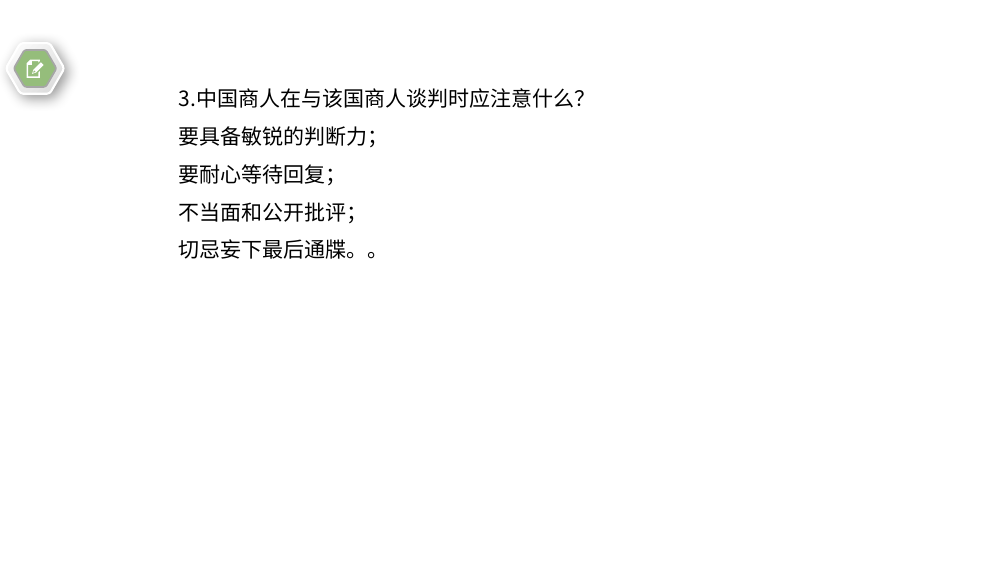
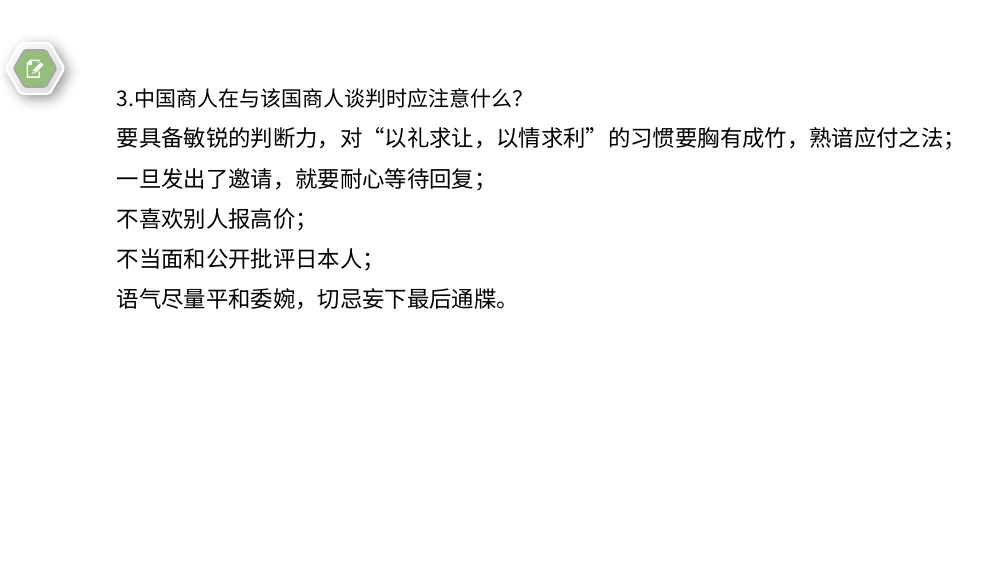
Before and after one commit to Call-me-zhy/tangtang, a slide deck: slide 70 of 3 国际商务谈判/课件/国际商务谈判精讲9.pptx (slide 67 before the commit). Drawn at 1008x567 pixels with LibreOffice and Linux fonts; fonts in the diff are those of the drawing. Boxes give left, top, right and bottom in pixels: in the first picture for what was removed or moved away, otherwise in the second. Text is boxed around its words. In the diff, an @@ line names an element or a change of style, - is before the commit and + after.

Commit message:
国际商务谈判精讲9修改

```diff
--- a/3 国际商务谈判/课件/国际商务谈判精讲9.pptx
+++ b/3 国际商务谈判/课件/国际商务谈判精讲9.pptx
@@ text "3.中国商人在与该国商人谈判时应注意什么？" moved from (x1=179, y1=88, x2=595, y2=259) to (x1=117, y1=88, x2=966, y2=310) @@
@@ text at (x1=117, y1=127, x2=966, y2=310): text changed; size 15 to 16 pt @@
-要具备敏锐的判断力；
-要耐心等待回复；
-不当面和公开批评；
-切忌妄下最后通牒。。
+要具备敏锐的判断力，对“以礼求让，以情求利”的习惯要胸有成竹，熟谙应付之法；
+一旦发出了邀请，就要耐心等待回复；
+不喜欢别人报高价；
+不当面和公开批评日本人；
+语气尽量平和委婉，切忌妄下最后通牒。
```
Also in this commit, not shown: 49 other slides changed, 3 slides added, 1 slide removed, 11 other files.
